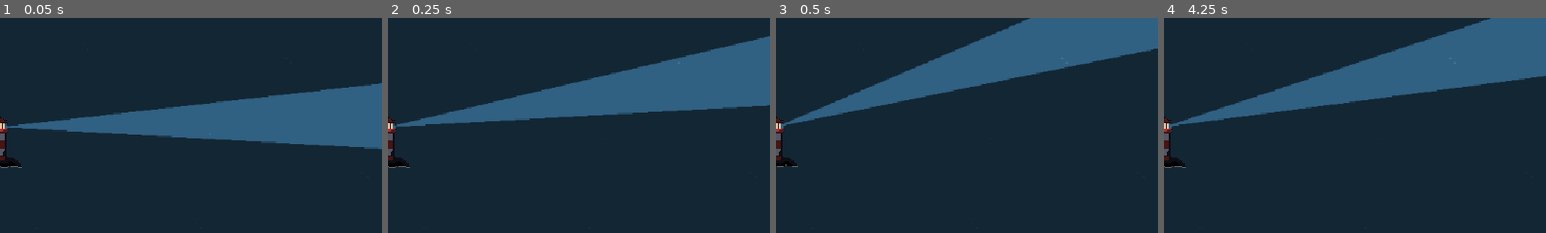
Above: before the commit, frames 1-4 (left to right).
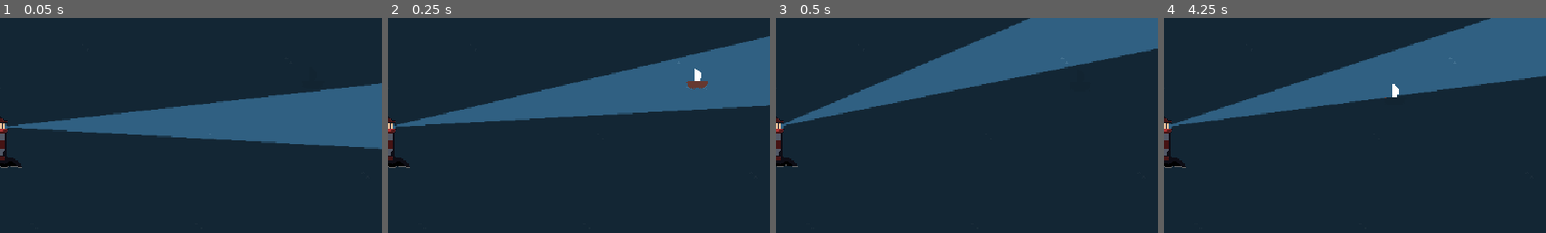
Above: after the commit, the same moments.

Repository: Luffiez/LudumDare59
Game: Godot game, scene res://Scenes/Levels/Game.tscn
Two runs of this game, one before a commit and one after it. Both use one fixed random seed, a clock stepped at 60 frames per second and the inputs below.
Inputs (mouse positions are % of the whole screen's width and height, from its top left):
- Up to frame 1 (0.05 s): no input
- Up to frame 2 (0.25 s): no input
- Up to frame 3 (0.5 s): no input
- Up to frame 4 (4.25 s): move the mouse to (72, 45) at 0.52 s; hold Right mouse button (speed) 0.53-1.28 s; move the mouse to (30, 55) at 1.27 s; right-click (30, 55) at 1.35 s; move the mouse to (60, 28) at 2.02 s; press the mouse at (60, 28) at 2.03 s; right-click (60, 28) at 2.3 s; tap Enter at 2.75 s; move the mouse to (45, 70) at 2.77 s; release the mouse at (45, 70) at 2.78 s; right-click (45, 70) at 2.85 s; move the mouse to (80, 65) at 3.52 s; hold Right mouse button (speed) from 3.53 s (still down)
The pictures show only the part of the screen within x 50-100%, y 21-71%; the shares and areas given below are measured in that part.

The runs differ from the first frame. In frame 2, 0.2% of the frame differs, in the area x 78-84%, y 23-34%; in frame 3, less than 0.1%; in frame 4, less than 0.1%.

Commit message:
main menu fixes, boat alert and some more stuff

Diff:
--- a/ludum-dare-59/Enemies/GhostBoat.tscn
+++ b/ludum-dare-59/Enemies/GhostBoat.tscn
@@ -1,6 +1,7 @@
 [gd_scene format=3 uid="uid://doq1yyd35wqeq"]
 
 [ext_resource type="Script" uid="uid://44t4nfcih0co" path="res://Enemies/ghost_boat.gd" id="1_rk8w6"]
+[ext_resource type="Texture2D" uid="uid://21csiticsglw" path="res://sprites/exclamation.png" id="2_o60py"]
 [ext_resource type="Texture2D" uid="uid://1et03mbf5sax" path="res://sprites/boat.png" id="2_y7jq1"]
 [ext_resource type="Script" uid="uid://br5igjnsngkir" path="res://Scripts/BoatDarkness.gd" id="3_y7jq1"]
 
@@ -18,29 +19,37 @@
 [sub_resource type="CircleShape2D" id="CircleShape2D_y7jq1"]
 radius = 12.0
 
-[node name="GhostBoat" type="Node2D" unique_id=1054152210 node_paths=PackedStringArray("collider", "animatedSprite", "visibleNotifier", "slow_movement_timer")]
+[node name="GhostBoat" type="Node2D" unique_id=1054152210 node_paths=PackedStringArray("collider", "animatedSprite", "indicator", "visibleNotifier", "slow_movement_timer")]
 script = ExtResource("1_rk8w6")
 collider = NodePath("AnimatedSprite2D/Area2D")
 animatedSprite = NodePath("AnimatedSprite2D")
+indicator = NodePath("Visible_Indicator")
 visibleNotifier = NodePath("VisibleOnScreenNotifier2D")
 slow_movement_timer = NodePath("SpawnTimer")
-life = 100.0
+life = 50.0
 normal_movement_speed = 25.0
+flee_movement_speed = 70.0
 slow_movement_speed = 1.0
 slow_movement_time = 1.0
+
+[node name="Visible_Indicator" type="Sprite2D" parent="." unique_id=15660540]
+visible = false
+position = Vector2(0, -26)
+texture = ExtResource("2_o60py")
 
 [node name="AnimatedSprite2D" type="AnimatedSprite2D" parent="." unique_id=558220533]
 sprite_frames = SubResource("SpriteFrames_o60py")
 script = ExtResource("3_y7jq1")
 
 [node name="Area2D" type="Area2D" parent="AnimatedSprite2D" unique_id=1924590567]
+visible = false
 
 [node name="CollisionShape2D" type="CollisionShape2D" parent="AnimatedSprite2D/Area2D" unique_id=1834132774]
 shape = SubResource("CircleShape2D_y7jq1")
 
 [node name="VisibleOnScreenNotifier2D" type="VisibleOnScreenNotifier2D" parent="." unique_id=1045026560]
+visible = false
 rect = Rect2(-63, -61, 124, 121)
-show_rect = false
 
 [node name="SpawnTimer" type="Timer" parent="." unique_id=2115555456]
 
--- a/ludum-dare-59/Enemies/GhostSpawnLine.tscn
+++ b/ludum-dare-59/Enemies/GhostSpawnLine.tscn
@@ -1,7 +1,7 @@
 [gd_scene format=3 uid="uid://bh3vysjrsyd1i"]
 
 [ext_resource type="Script" uid="uid://crhmivp4cw2rp" path="res://Enemies/SpawnLine.gd" id="1_syjhm"]
-[ext_resource type="Curve2D" uid="uid://b6clfe4tprfg8" path="res://Scenes/Levels/Enemy_SpawnLine.tres" id="2_mpnya"]
+[ext_resource type="Curve2D" uid="uid://b6clfe4tprfg8" path="res://Enemies/Enemy_SpawnLine.tres" id="2_mpnya"]
 
 [node name="GhostSpawnLine" type="Node2D" unique_id=443372404 node_paths=PackedStringArray("spawn_position", "path_follow")]
 position = Vector2(552, 322)
@@ -15,7 +15,7 @@
 curve = ExtResource("2_mpnya")
 
 [node name="PathFollow2D" type="PathFollow2D" parent="Node2D2" unique_id=1392468438]
-position = Vector2(798.4528, 685.1672)
+position = Vector2(1.3527083, -60.27582)
 rotation = 0.0036866192
 progress = 2406.2788
 rotates = false
--- a/ludum-dare-59/Enemies/ghost_boat.gd
+++ b/ludum-dare-59/Enemies/ghost_boat.gd
@@ -5,12 +5,15 @@
 
 @export var collider : Area2D
 @export var animatedSprite: AnimatedSprite2D
+@export var indicator : Node2D
 @export var visibleNotifier : VisibleOnScreenNotifier2D
 @export var slow_movement_timer : Timer
 @export var life : float
 @export var normal_movement_speed: float
+@export var flee_movement_speed: float
 @export var slow_movement_speed:float
 @export var slow_movement_time : float
+
 var light_house_direction := Vector2(0,0)
 var flee := false
 var movement_speed : float
@@ -68,10 +71,14 @@
 	if flee:
 		return
 	life -= damage
+	indicator.visible = true
+
 	if life <= 0:
 		ghost_boat_died.emit(1)
 		flee = true
-		movement_speed = normal_movement_speed
+		indicator.visible = false
+
+		movement_speed = flee_movement_speed
 		slow_movement_timer.stop()
 	else :
 		movement_speed = slow_movement_speed
--- a/ludum-dare-59/Scenes/Levels/Game.tscn
+++ b/ludum-dare-59/Scenes/Levels/Game.tscn
@@ -12,7 +12,7 @@
 position = Vector2(2, -2)
 
 [node name="Lighthouse" parent="." unique_id=581975050 instance=ExtResource("3_r3we0")]
-position = Vector2(841, 489)
+position = Vector2(480, 270)
 
 [node name="ControlsUI" parent="." unique_id=1060063773 node_paths=PackedStringArray("light_house") instance=ExtResource("4_ujner")]
 light_house = NodePath("../Lighthouse")
@@ -23,4 +23,7 @@
 game_ui = NodePath("../ControlsUI")
 
 [node name="GhostSpawnLine" parent="." unique_id=443372404 instance=ExtResource("5_ymxrj")]
-position = Vector2(496, 274)
+position = Vector2(186, 231)
+
+[node name="Node2D" type="Node2D" parent="." unique_id=303890746]
+position = Vector2(481, 445)
--- a/ludum-dare-59/Scenes/Levels/MainMenu.tscn
+++ b/ludum-dare-59/Scenes/Levels/MainMenu.tscn
@@ -1,9 +1,71 @@
 [gd_scene format=3 uid="uid://cg0wf5khe7k2b"]
 
+[ext_resource type="PackedScene" uid="uid://do21nmayftemg" path="res://Scenes/water.tscn" id="1_d2tbo"]
 [ext_resource type="PackedScene" uid="uid://bklwwu87gsmxu" path="res://Scenes/MainMenu_UI.tscn" id="1_i26rj"]
+[ext_resource type="Texture2D" uid="uid://bk2pcojia61hj" path="res://sprites/lighthouse.png" id="1_koonp"]
+[ext_resource type="Texture2D" uid="uid://csp50s1w6ev76" path="res://sprites/bg.png" id="1_v2at7"]
+[ext_resource type="AudioStream" uid="uid://wdb5c2pl4v3d" path="res://freetousesounds - Ocean Sounds & Open Waves Sound Effects! 44 Locations - 08 Bali Seseh Beach Canggu.mp3" id="5_0t1wx"]
+[ext_resource type="AudioStream" uid="uid://yhu6a3ocr5ue" path="res://Click (12).wav" id="5_cwjnk"]
 
 [node name="MainMenu" type="Node2D" unique_id=781887490]
+
+[node name="Background" type="Node2D" parent="." unique_id=147456837]
+
+[node name="BG" type="Sprite2D" parent="Background" unique_id=1916091689]
+position = Vector2(-469, -214)
+scale = Vector2(2, 2)
+texture = ExtResource("1_v2at7")
+
+[node name="BG2" type="Sprite2D" parent="Background" unique_id=1111459536]
+position = Vector2(-341, -214)
+rotation = 3.1415927
+scale = Vector2(2, -2)
+texture = ExtResource("1_v2at7")
+
+[node name="BG3" type="Sprite2D" parent="Background" unique_id=1516623036]
+position = Vector2(-213, -214)
+scale = Vector2(2, 2)
+texture = ExtResource("1_v2at7")
+
+[node name="BG4" type="Sprite2D" parent="Background" unique_id=1426380620]
+position = Vector2(-85, -214)
+rotation = 3.1415927
+scale = Vector2(2, -2)
+texture = ExtResource("1_v2at7")
+
+[node name="BG5" type="Sprite2D" parent="Background" unique_id=1395374848]
+position = Vector2(43, -214)
+scale = Vector2(2, 2)
+texture = ExtResource("1_v2at7")
+
+[node name="BG6" type="Sprite2D" parent="Background" unique_id=1612968618]
+position = Vector2(171, -214)
+rotation = 3.1415927
+scale = Vector2(2, -2)
+texture = ExtResource("1_v2at7")
+
+[node name="BG7" type="Sprite2D" parent="Background" unique_id=1529256895]
+position = Vector2(299, -214)
+scale = Vector2(2, 2)
+texture = ExtResource("1_v2at7")
+
+[node name="BG8" type="Sprite2D" parent="Background" unique_id=1146066458]
+position = Vector2(427, -214)
+rotation = 3.1415927
+scale = Vector2(2, -2)
+texture = ExtResource("1_v2at7")
+
+[node name="Water" parent="." unique_id=1700266710 instance=ExtResource("1_d2tbo")]
+position = Vector2(-675, -115)
+script = null
+
+[node name="Lighthouse" type="Sprite2D" parent="." unique_id=1037929946]
+position = Vector2(-361, 101.99999)
+scale = Vector2(5.5384026, 6.3055563)
+texture = ExtResource("1_koonp")
 
 [node name="Camera2D" type="Camera2D" parent="." unique_id=1195218309]
 
 [node name="MainMenuUi" parent="." unique_id=1454055682 instance=ExtResource("1_i26rj")]
+clickSfx = ExtResource("5_cwjnk")
+bgm = ExtResource("5_0t1wx")
--- a/ludum-dare-59/Scenes/Lighthouse.tscn
+++ b/ludum-dare-59/Scenes/Lighthouse.tscn
@@ -54,3 +54,5 @@
 
 [node name="CollisionShape2D" type="CollisionShape2D" parent="Area2D" unique_id=1182416773]
 shape = SubResource("CircleShape2D_lf2i3")
+
+[node name="Camera2D" type="Camera2D" parent="." unique_id=1021251946]
Not shown, added: ludum-dare-59/Click (12).wav.import
Renamed: ludum-dare-59/Scenes/Levels/Enemy_SpawnLine.tres -> ludum-dare-59/Enemies/Enemy_SpawnLine.tres
Not shown, added: ludum-dare-59/freetousesounds - Ocean Sounds & Open Waves Sound Effects! 44 Locations - 08 Bali Seseh Beach Canggu.mp3.import
Binary file added: ludum-dare-59/sprites/bg.png
Not shown, added: ludum-dare-59/sprites/bg.png.import
Binary file added: ludum-dare-59/sprites/exclamation.png
Not shown, added: ludum-dare-59/sprites/exclamation.png.import
Binary file changed: ludum-dare-59/sprites/lighthouse.png
Not shown, added: ludum-dare-59/Click (12).wav
Not shown, added: ludum-dare-59/freetousesounds - Ocean Sounds & Open Waves Sound Effects! 44 Locations - 08 Bali Seseh Beach Canggu.mp3
